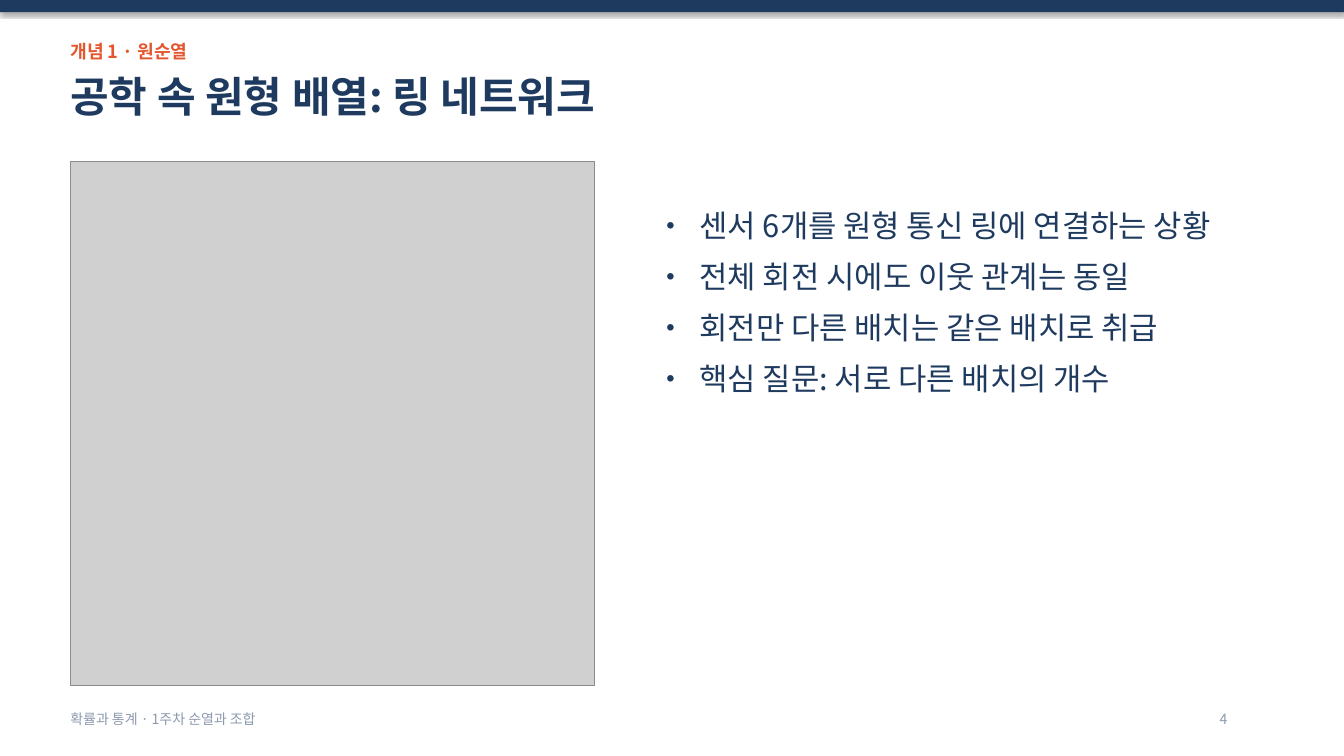
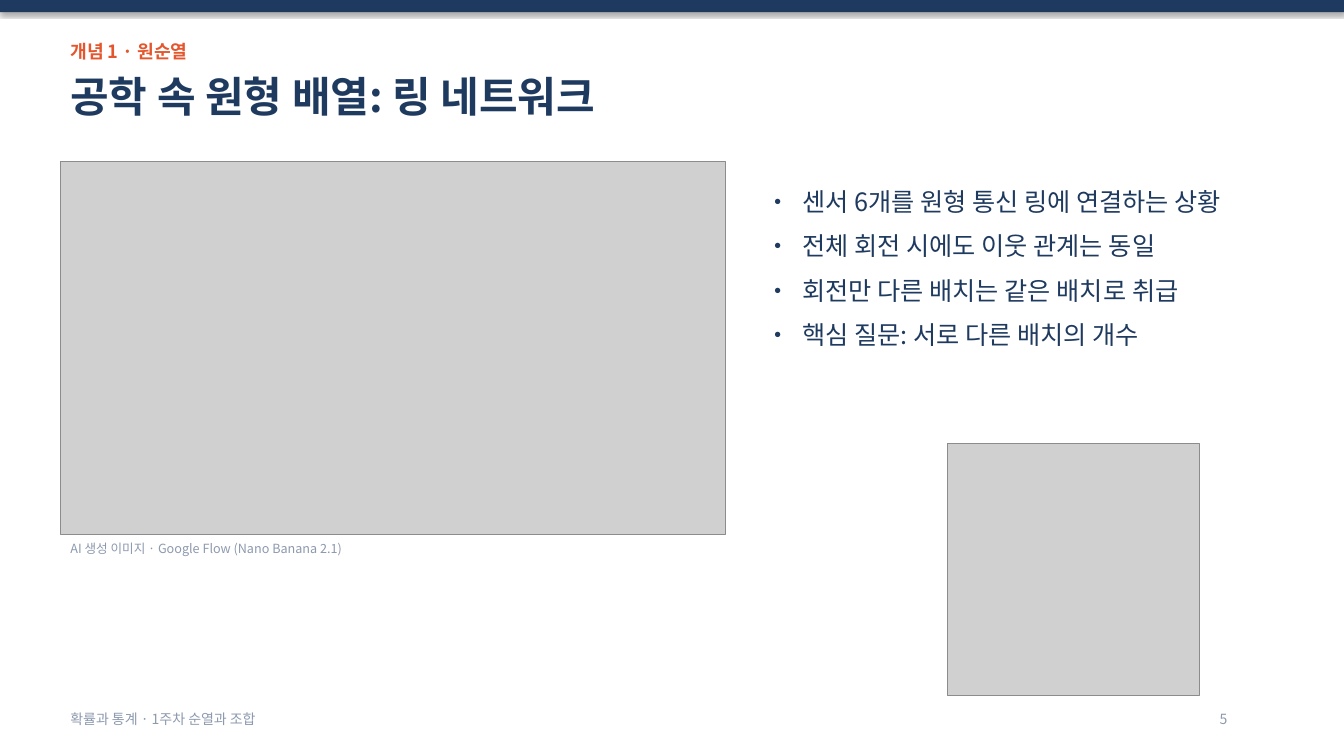
Before and after one commit to now0831/dlide, a slide deck: slide 5 of output/week01_순열.pptx (slide 4 before the commit). Drawn at 1344x756 pixels with LibreOffice and Linux fonts; fonts in the diff are those of the drawing; grey boxes stand for pictures. Boxes give left, top, right and bottom in pixels: in the first picture for what was removed or moved away, otherwise in the second. Text is boxed around its words. In the diff, an @@ line names an element or a change of style, - is before the commit and + after.

```diff
--- a/output/week01_순열.pptx
+++ b/output/week01_순열.pptx
@@ picture: place and size @@
-picture at (71, 161, 595, 686)
+picture at (60, 161, 726, 534)
@@ text "• 센서 6개를 원형 통신 ...": place and size @@
-text "• 센서 6개를 원형 통신 ..." at (699, 211, 1211, 393)
+text "• 센서 6개를 원형 통신 ..." at (802, 190, 1221, 346)
@@ text "• 센서 6개를 원형 통신 ..." at (802, 190, 1221, 346): size 22 to 18 pt @@
@@ picture added at (948, 444, 1200, 696) @@
@@ text added at (70, 542, 342, 556), 9 pt, text #8D99AE @@
+AI 생성 이미지 · Google Flow (Nano Banana 2.1)
@@ text at (1220, 714, 1228, 724): text changed @@
-4
+5
```
Also in this commit, not shown: 12 other slides changed, 1 slide added, 8 other files.
